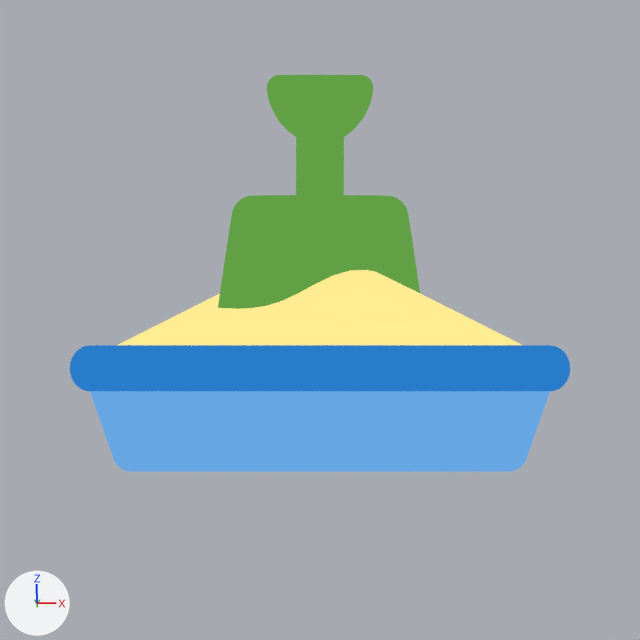
A saved change to the Blender file Project Resources/Interface/Project Icon/Sandbox Icon.blend.
Both versions are drawn from the file's camera 'Camera 1 (Ortho)'. Lighting does not change. The marker at lower left points along +X, +Y and +Z.

The scene before the commit, as lines of its bpy script (objects in view):
```python
me_plane_001 = bpy.data.meshes.new('Plane.001')
me_plane_001.from_pydata(...)  # 27 vertices, 8 faces; spans x 0.0..0.782, y -0.474..-0.079, z -0.142..-0.024
# faces by material slot: [6, 2]
me_plane_001.materials.append(mat_box_base)  # blue #66a7e3
me_plane_001.materials.append(mat_box_lip)  # blue #287cc9
me_plane_002 = bpy.data.meshes.new('Plane.002')
me_plane_002.from_pydata(...)  # 6 vertices, 4 faces; spans x -0.663..0.663, y -0.094..0.241, z -0.34..-0.245
me_plane_002.materials.append(mat_sand)  # yellow #ffed92
me_plane_005 = bpy.data.meshes.new('Plane.005')
me_plane_005.from_pydata(...)  # 26 vertices, 16 faces; spans x -0.319..0.311, y 0.029..0.284, z -0.229..-0.222
me_plane_005.materials.append(mat_shovel)  # green #62a045
ob_box = bpy.data.objects.new('Box', me_plane_001)
ob_box.location = (0.0, 0.0, 0.0)
ob_box.rotation_euler = (1.571, 0.0, 0.0)  # degrees (90, 0, 0)
_m = ob_box.modifiers.new('Mirror', 'MIRROR')
_m = ob_box.modifiers.new('Bevel', 'BEVEL')
_m.width = 0.04
_m.width_pct = 0.04
_m.segments = 6
_m.limit_method = 'WEIGHT'
_m.use_clamp_overlap = False
ob_sand_hill = bpy.data.objects.new('Sand Hill', me_plane_002)
ob_sand_hill.location = (0.0, 0.0, 0.0)
ob_sand_hill.rotation_euler = (1.571, 0.0, 0.0)  # degrees (90, 0, 0)
_m = ob_sand_hill.modifiers.new('Bevel', 'BEVEL')
_m.width = 0.2
_m.width_pct = 0.2
_m.segments = 6
_m.limit_method = 'WEIGHT'
_m.use_clamp_overlap = False
_m = ob_sand_hill.modifiers.new('Subdivision', 'SUBSURF')
_m.levels = 2
ob_shovel_2_cover = bpy.data.objects.new('Shovel 2 Cover', me_plane_005)
ob_shovel_2_cover.location = (0.0, 0.0, 0.0)
ob_shovel_2_cover.rotation_euler = (1.571, 0.0, 0.0)  # degrees (90, 0, 0)
_m = ob_shovel_2_cover.modifiers.new('Subdivision', 'SUBSURF')
_m.levels = 4
_m.render_levels = 4
# also in view: 'Shovel 2' at (0.0, 0.411, 0.283)
```
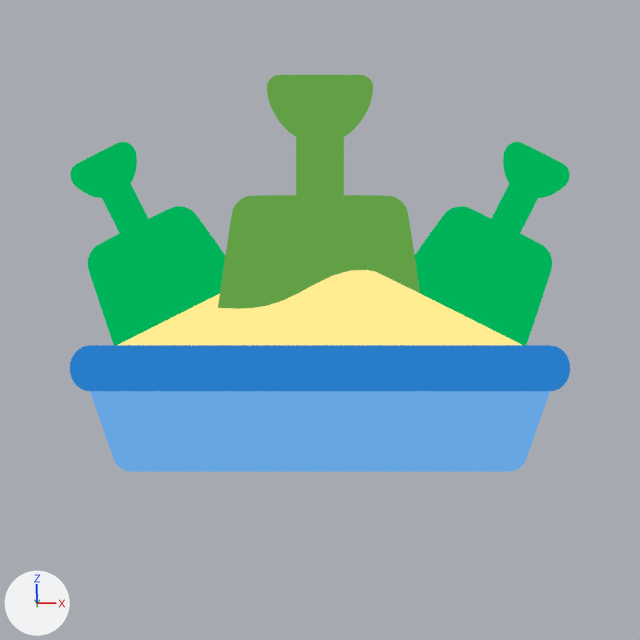
Pixel boxes [x1, y1, x2, y2] of what changed, in the pictures (640 x 640 px):
'Shovel 2 Background', added (green)
    after: [70, 142, 570, 345]

The change, as a list of edits to the scene's bpy script:
```text
Add mat_shovel_001:
    mat_shovel_001 = emission_material('Shovel.001')
    mat_shovel_001.base_color = (0.0, 0.448, 0.101)  # green #00b359
Add me_plane_006:
    me_plane_006.from_pydata(...)  # 46 vertices, 26 faces; spans x 0.185..0.802, y 0.494..0.55, z -0.173..0.575
    me_plane_006.materials.append(mat_shovel_001)  # green #00b359
Add ob_shovel_2_background:
    ob_shovel_2_background = bpy.data.objects.new('Shovel 2 Background', me_plane_006)
    ob_shovel_2_background.location = (0.0, 0.0, 0.0)
    _vg = ob_shovel_2_background.vertex_groups.new(name='Group')
    _vg.add([24, 38, 44, 45], 1.0, 'REPLACE')
    _m = ob_shovel_2_background.modifiers.new('Bevel', 'BEVEL')
    _m.width = 0.06
    _m.width_pct = 0.06
    _m.segments = 5
    _m.limit_method = 'WEIGHT'
    _m.use_clamp_overlap = False
    _m = ob_shovel_2_background.modifiers.new('Bevel Small', 'BEVEL')
    _m.width = 0.05
    _m.width_pct = 0.05
    _m.segments = 6
    _m.limit_method = 'VGROUP'
    _m.vertex_group = 'Group'
    _m.use_clamp_overlap = False
    _m = ob_shovel_2_background.modifiers.new('Subdivision', 'SUBSURF')
    _m.levels = 2
    _m = ob_shovel_2_background.modifiers.new('Mirror', 'MIRROR')
```
